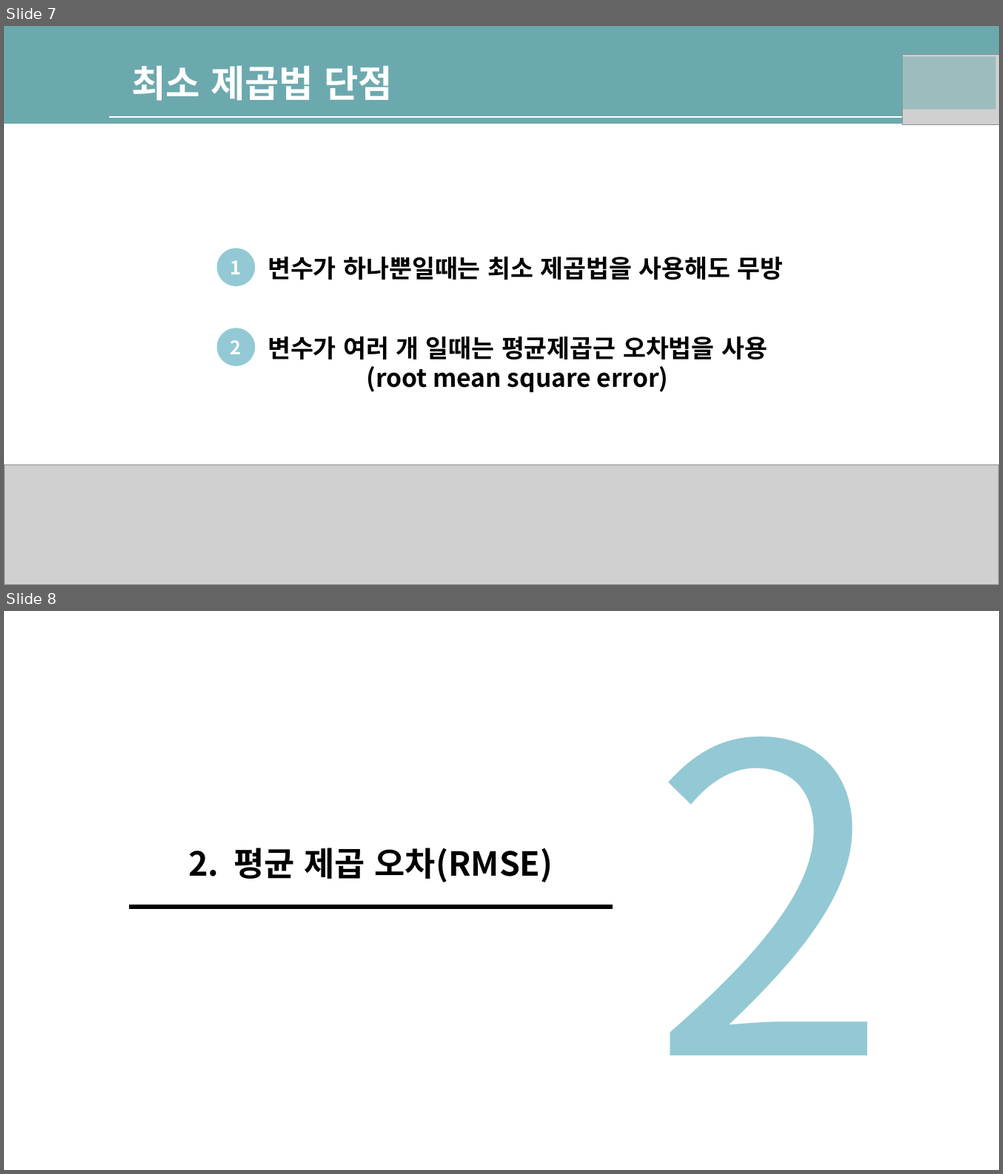
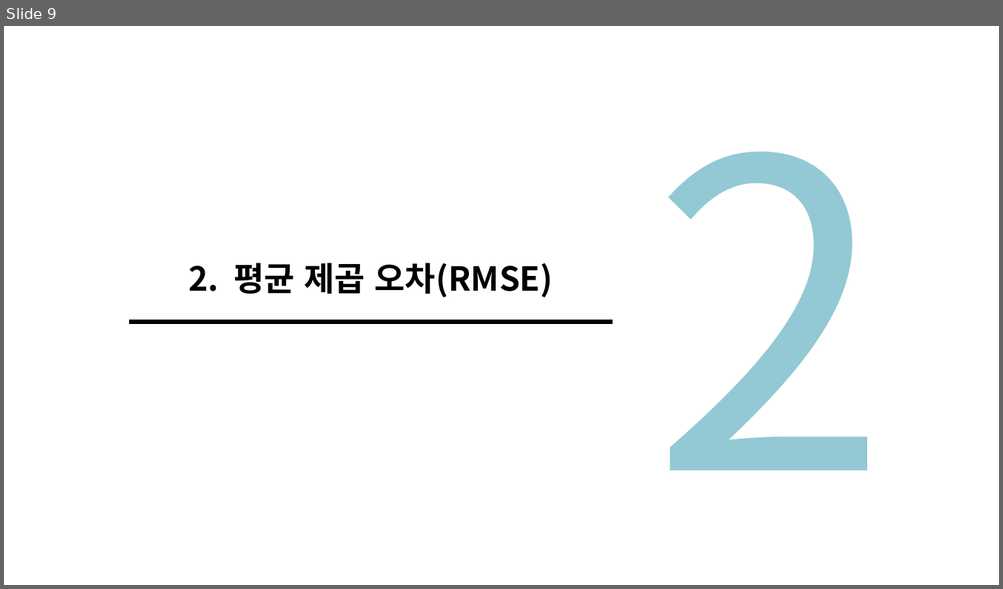
Before and after one commit to nqwrt/ai_doucument, a slide deck: AI-너를 사랑한-XG부스트.pptx. Shown one above the other, each under a label of ours: slides 7 and 8 before the commit, slide 9 after it. The pictures are 1003x1174 and 1003x589 pixels, drawn with LibreOffice and Linux fonts; fonts in the diff are those of the drawing; grey boxes stand for pictures; background and template pictures are left out. Boxes give left, top, right and bottom in pixels: in the first picture for what was removed or moved away, otherwise in the second. Text is boxed around its words. In the diff, an @@ line names an element or a change of style, - is before the commit and + after.

```diff
--- a/AI-너를 사랑한-XG부스트.pptx
+++ b/AI-너를 사랑한-XG부스트.pptx
@@ slide 7 removed at bbox=[4, 26, 999, 585], background #FFFFFF @@
@@ rectangle removed at bbox=[4, 26, 999, 124] @@
@@ text removed at bbox=[131, 66, 392, 101] @@
-최소 제곱법 단점
@@ rectangle removed at bbox=[899, 56, 996, 110] @@
@@ picture removed at bbox=[902, 54, 999, 124] @@
@@ line removed from (109, 117) to (999, 117) @@
@@ ellipse removed at bbox=[216, 248, 255, 286] @@
-1
@@ text removed at bbox=[267, 256, 783, 280] @@
-변수가 하나뿐일때는 최소 제곱법을 사용해도 무방
@@ ellipse removed at bbox=[216, 328, 255, 366] @@
-2
@@ text removed at bbox=[267, 336, 767, 393] @@
-변수가 여러 개 일때는 평균제곱근 오차법을 사용
-(root mean square error)
@@ picture removed at bbox=[4, 466, 999, 585] @@
@@ what was slide 8 is now slide 9 @@
```
Also in this commit, not shown: 2 slides changed, 6 slides added, 4 other slides removed.
